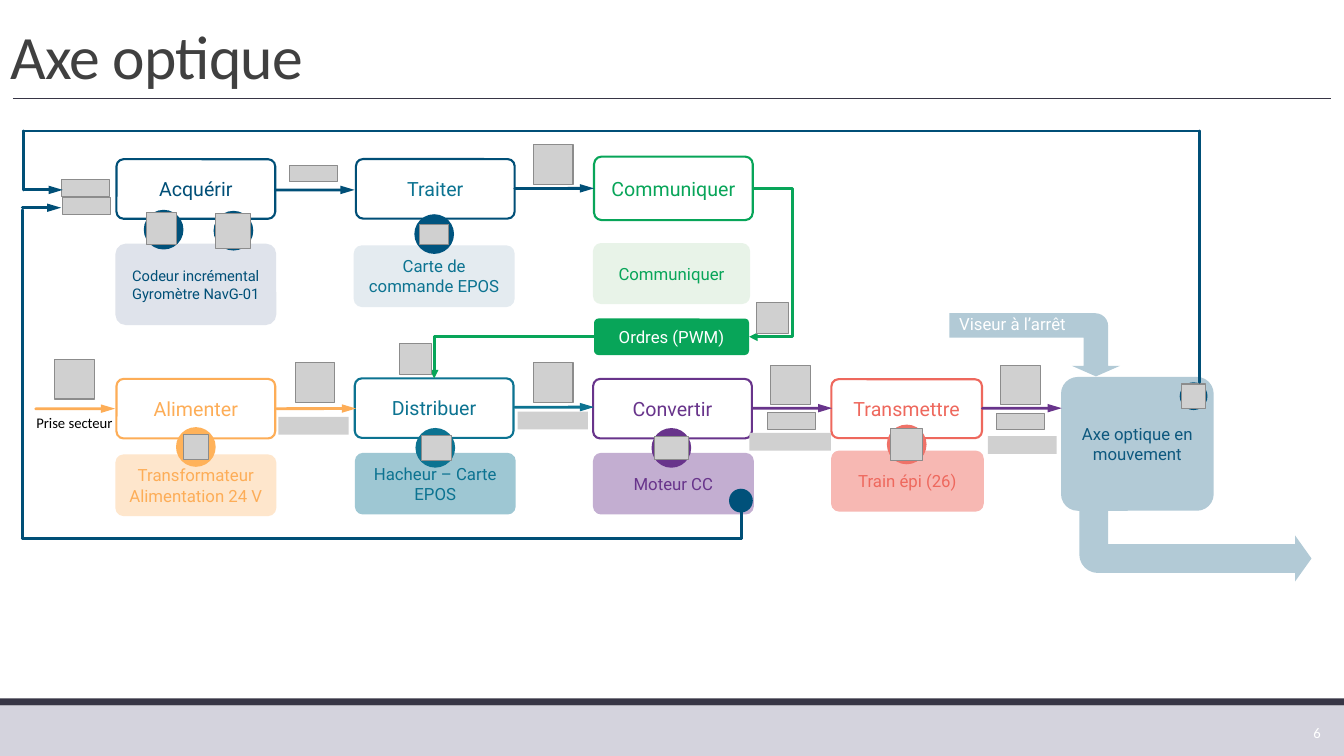
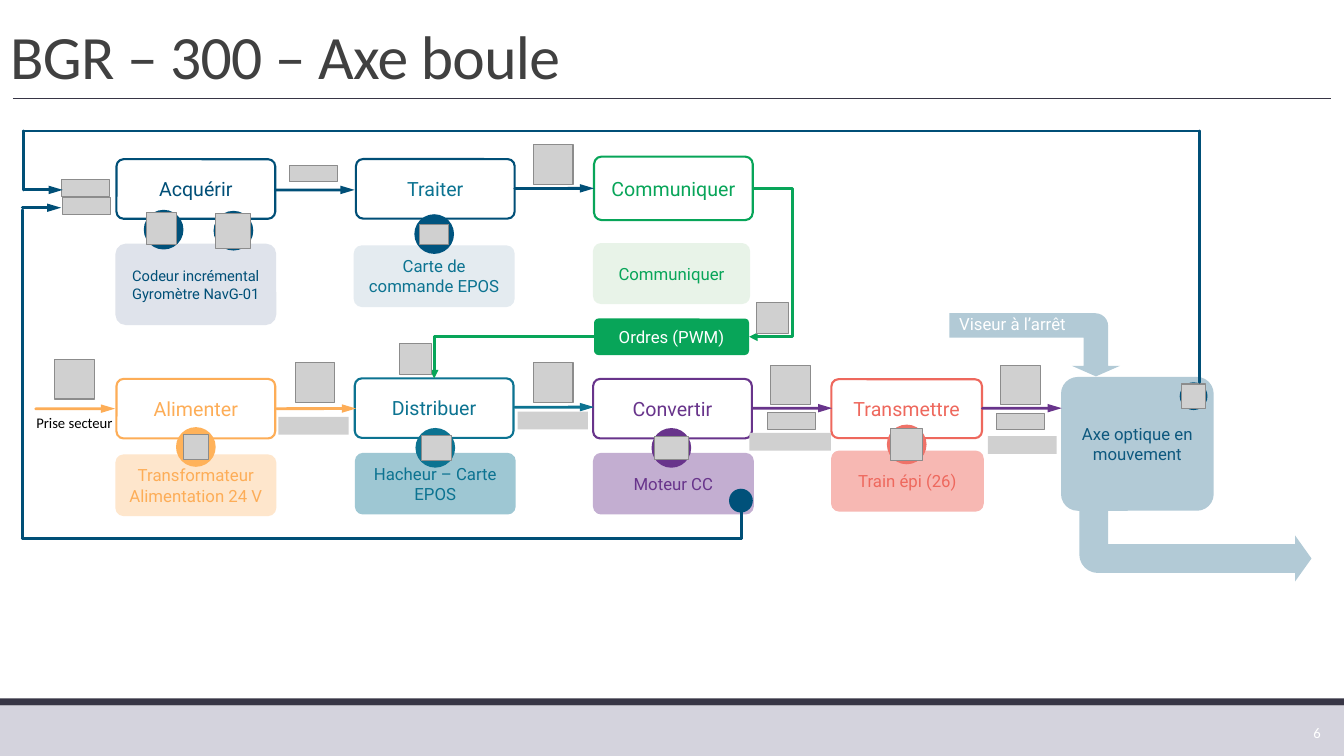
Before and after one commit to xpessoles/TP_Corriges, a slide deck: slide 6 of 01_BGR_300/01_BGR_300.pptx. Drawn at 1344x756 pixels with LibreOffice and Linux fonts; fonts in the diff are those of the drawing; grey boxes stand for pictures; background and template pictures are left out. Boxes give left, top, right and bottom in pixels: in the first picture for what was removed or moved away, otherwise in the second. Text is boxed around its words. In the diff, an @@ line names an element or a change of style, - is before the commit and + after.

```diff
--- a/01_BGR_300/01_BGR_300.pptx
+++ b/01_BGR_300/01_BGR_300.pptx
@@ title at bbox=[10, 36, 560, 80]: text changed @@
-Axe optique
+BGR – 300 – Axe boule
```
Also in this commit, not shown: 1 other slide changed, 2 other files.
